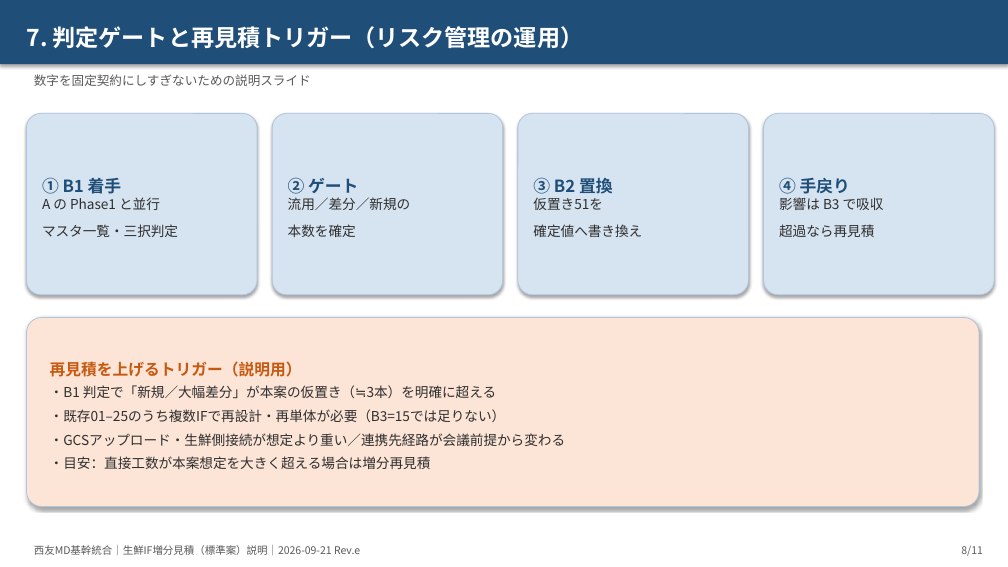
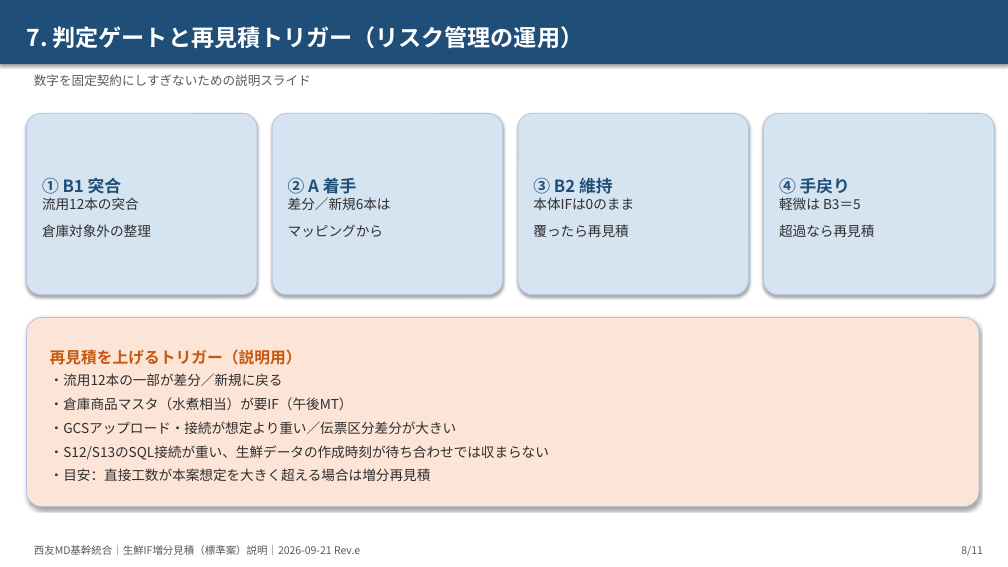
Before and after one commit to ZangPengshi-TREC/Zang_TreC, a slide deck: slide 8 of PMI/Sinops/phase2-detail-design/sources/20260921-生鮮IF増分見積/【説明】生鮮IF増分_標準案見積_リスク着眼_20260921.pptx. Drawn at 1008x567 pixels with LibreOffice and Linux fonts; fonts in the diff are those of the drawing. Boxes give left, top, right and bottom in pixels: in the first picture for what was removed or moved away, otherwise in the second. Text is boxed around its words. In the diff, an @@ line names an element or a change of style, - is before the commit and + after.

```diff
--- a/PMI/Sinops/phase2-detail-design/sources/20260921-生鮮IF増分見積/【説明】生鮮IF増分_標準案見積_リスク着眼_20260921.pptx
+++ b/PMI/Sinops/phase2-detail-design/sources/20260921-生鮮IF増分見積/【説明】生鮮IF増分_標準案見積_リスク着眼_20260921.pptx
@@ text in rounded rectangle at <box>42,177,151,237</box>: text changed @@
-① B1 着手
-A の Phase1 と並行
-マスタ一覧・三択判定
+① B1 突合
+流用12本の突合
+倉庫対象外の整理
@@ text in rounded rectangle at <box>288,177,383,237</box>: text changed @@
-② ゲート
-流用／差分／新規の
-本数を確定
+② A 着手
+差分／新規6本は
+マッピングから
@@ text in rounded rectangle at <box>533,177,628,237</box>: text changed @@
-③ B2 置換
-仮置き51を
-確定値へ書き換え
+③ B2 維持
+本体IFは0のまま
+覆ったら再見積
@@ text in rounded rectangle at <box>779,224,874,237</box>: text changed @@
-影響は B3 で吸収
-超過なら再見積
+軽微は B3＝5
+超過なら再見積
@@ text in rounded rectangle at <box>50,373,549,460</box>: text changed @@
-・B1 判定で「新規／大幅差分」が本案の仮置き（≒3本）を明確に超える
-・既存01–25のうち複数IFで再設計・再単体が必要（B3=15では足りない）
-・GCSアップロード・生鮮側接続が想定より重い／連携先経路が会議前提から変わる
+・流用12本の一部が差分／新規に戻る
+・倉庫商品マスタ（水煮相当）が要IF（午後MT）
+・GCSアップロード・接続が想定より重い／伝票区分差分が大きい
+・S12/S13のSQL接続が重い、生鮮データの作成時刻が待ち合わせでは収まらない
```
Also in this commit, not shown: 10 other slides changed, 18 other files.
